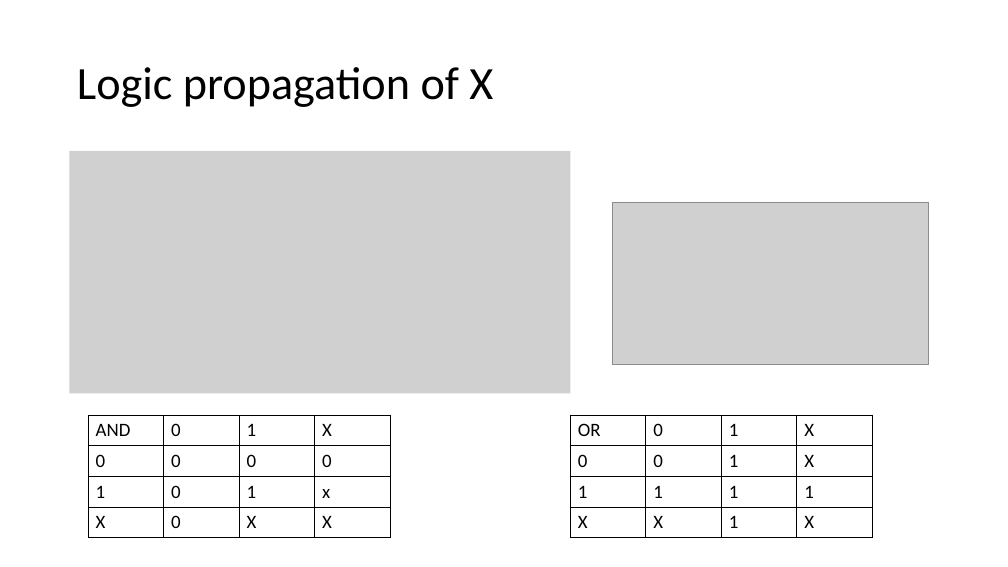
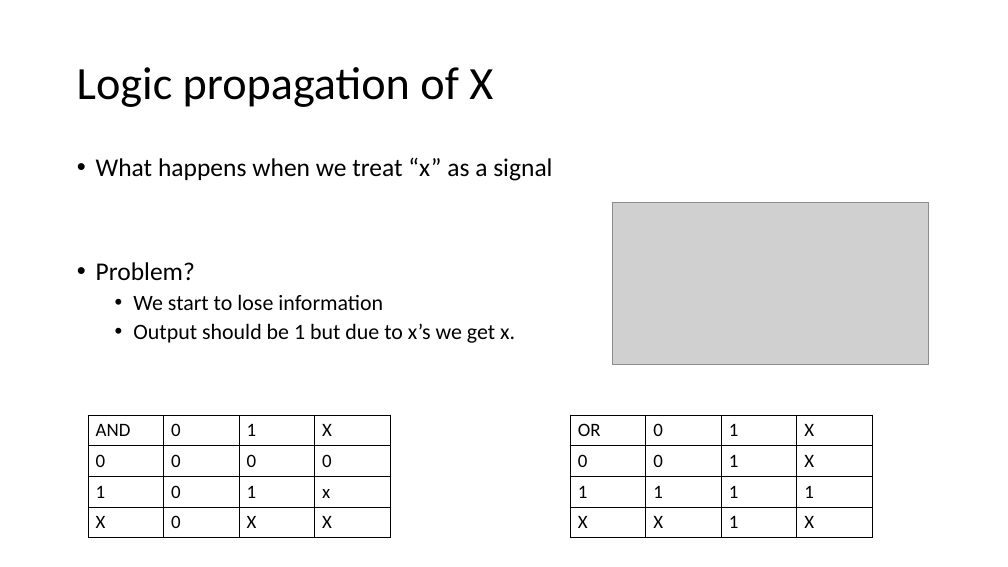
Before and after one commit to isomoye/EEGR471, a slide deck: slide 6 of sections/Segment_3.pptm (slide 7 before the commit). Drawn at 1008x567 pixels with LibreOffice and Linux fonts; fonts in the diff are those of the drawing; grey boxes stand for pictures. Boxes give left, top, right and bottom in pixels: in the first picture for what was removed or moved away, otherwise in the second. Text is boxed around its words. In the diff, an @@ line names an element or a change of style, - is before the commit and + after.

```diff
--- a/sections/Segment_3.pptm
+++ b/sections/Segment_3.pptm
@@ picture removed at (70,151,571,394) @@
@@ text added at (96,157,552,343), 20.9 pt, text #000000 @@
+• What happens when we treat “x” as a signal
+• Problem?
+  • We start to lose information
+  • Output should be 1 but due to x’s we get x.
```
Also in this commit, not shown: 7 other slides changed, 114 slides removed, 19 other files.
